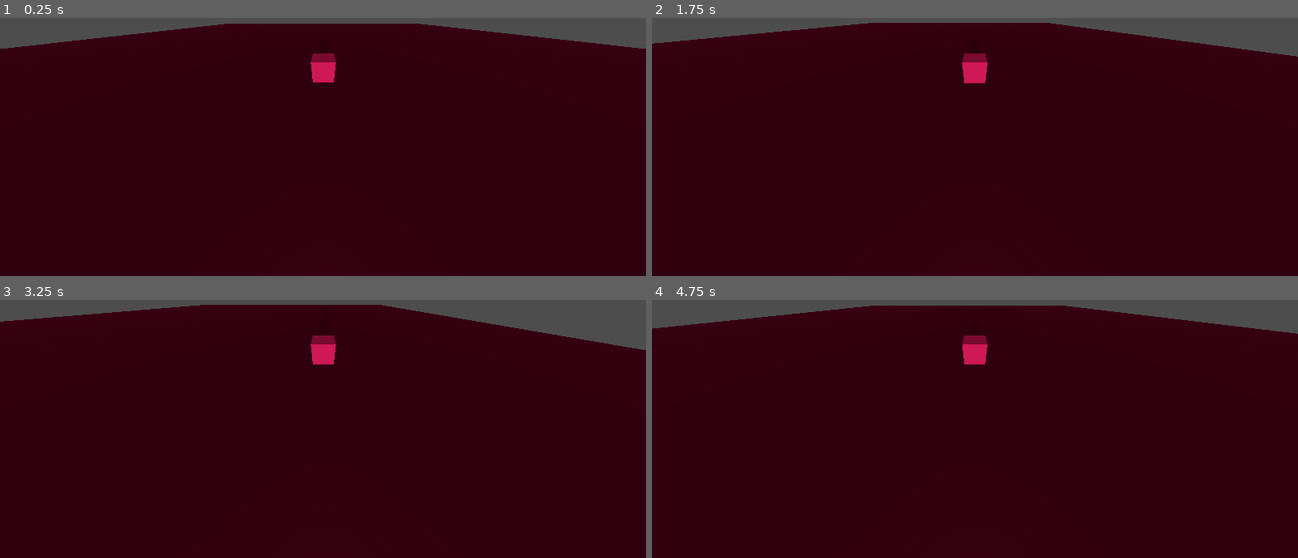
Above: before the commit, frames 1-4 (two rows, left to right).
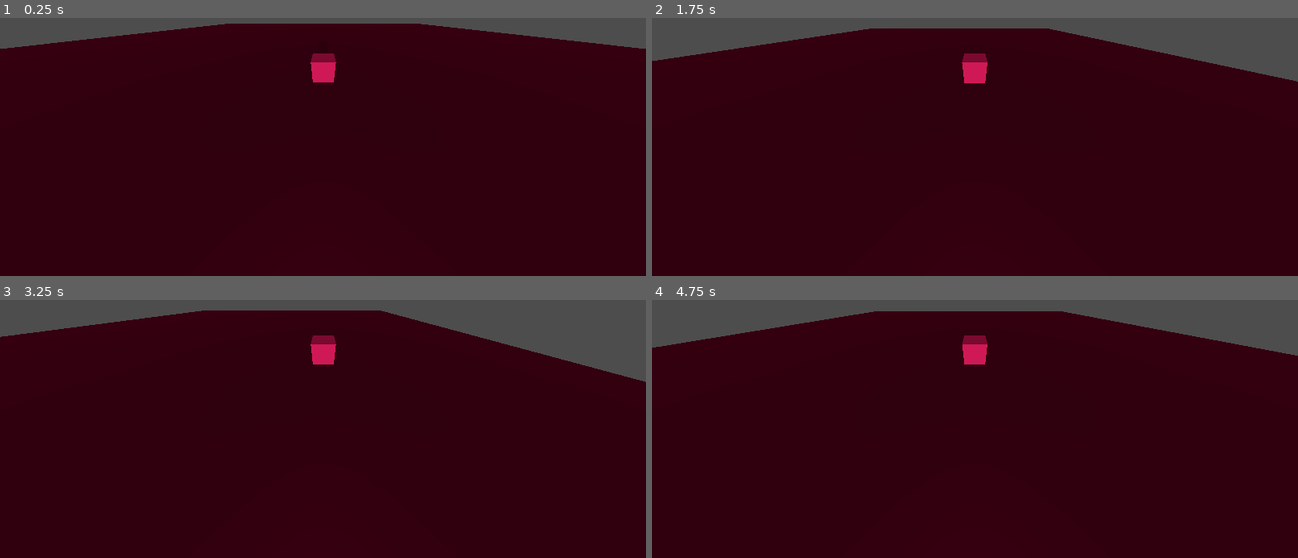
Above: after the commit, the same moments.

Repository: towameister/Game-Jam-2024
Game: Godot game, scene res://Scenes/main.tscn
Same seed, same stepped clock (60 frames per second), same inputs: the game is played once before the commit and once after it.
Inputs:
- Up to frame 1 (0.25 s): no input
- Up to frame 2 (1.75 s): tap Enter at 0.5 s; hold D (move_right) 0.53-1.28 s; tap Space (jump) at 0.77, 1.52 s; hold S (move_back) from 1.28 s (still down)
- Up to frame 3 (3.25 s): release S (move_back) at 2.03 s; hold D (move_right) 2.03-2.78 s; hold W (move_forward) from 2.78 s (still down); tap Space (jump) at 3.02 s
- Up to frame 4 (4.75 s): release W (move_forward) at 3.53 s; hold A (move_left) from 3.53 s (still down); tap Space (jump) at 3.77, 4.52 s

The runs differ from the first frame. In frame 2, 4.4% of the frame differs, in the area x 0-100%, y 1-25%; in frame 3, 4.8%, in the area x 0-100%, y 1-32%; in frame 4, 4.3%.

Commit message:
Update player.gd
IT JUMPS

Diff:
--- a/Scenes/player.gd
+++ b/Scenes/player.gd
@@ -31,7 +31,6 @@
 
 	target_velocity.x = direction.x * speed
 	target_velocity.z = direction.z * speed
-	target_velocity.y = direction.y * speed
 
 	if not is_on_floor():
 		target_velocity.y = target_velocity.y - (fall_acceleration * delta)
